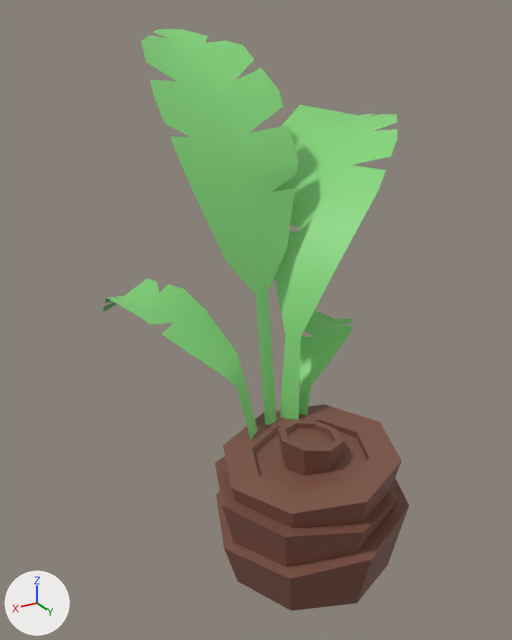
The FBX model SOS/Assets/3DModels/Arbustos/Arbusto2.fbx: old version first, new version second.
One viewpoint serves both versions: a 50 mm lens placed at (0.902, 1.235, 1.334), pointed at (-0.007, -0.28, 0.577). Lighting does not change. The marker at lower left points along +X, +Y and +Z. Where no turn or scale is listed for an object, it has been applied to the vertices.

In view in the first picture: 'Arbusto2'.
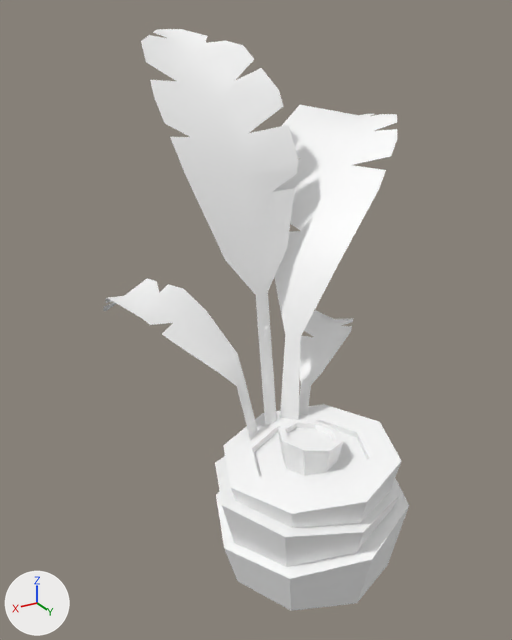
The newer file is also rescaled (x1.089) as a whole; pictures and numbers use the older file's frame.

Patch to the scene script:
```diff
--- a/SOS/Assets/3DModels/Arbustos/Arbusto2.fbx.py
+++ b/SOS/Assets/3DModels/Arbustos/Arbusto2.fbx.py
@@ mat_madera @@
 mat_madera = principled_material('Madera')
-mat_madera.base_color = (0.208, 0.0861, 0.0601)  # brown #7e5345
+mat_madera.base_color = (1.0, 1.0, 1.0)  # white #ffffff
@@ me_cylinder_001 @@
 me_cylinder_001.from_pydata(...)  # 271 vertices, 196 faces; spans x -0.628..0.36, y -0.738..0.257, z 0.0..1.298
 # used by ob_arbusto2; location = (0.0, 0.0, 0.0)
+# me_cylinder_001 part 1: all 84 faces that had it switch from mat_material_001 (green #83d679) to mat_madera (white #ffffff)
```

Where the change shows, as pixel boxes (x1, y1, x2, y2) in the pictures (512 x 640 px):
'Arbusto2', recoloured: (103, 29, 409, 611) in both
part 1 of me_cylinder_001, recoloured (green to white): (103, 29, 397, 441) in both
